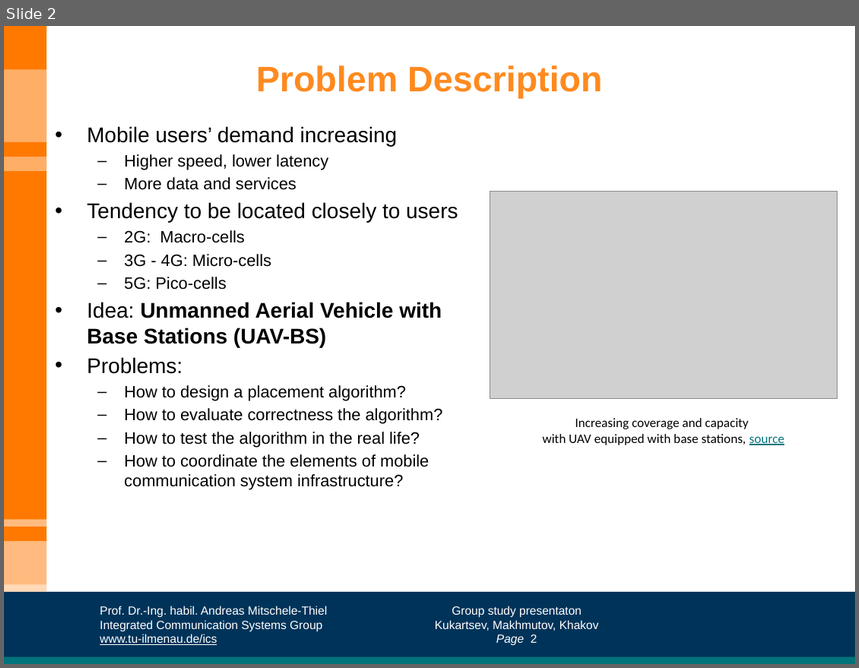
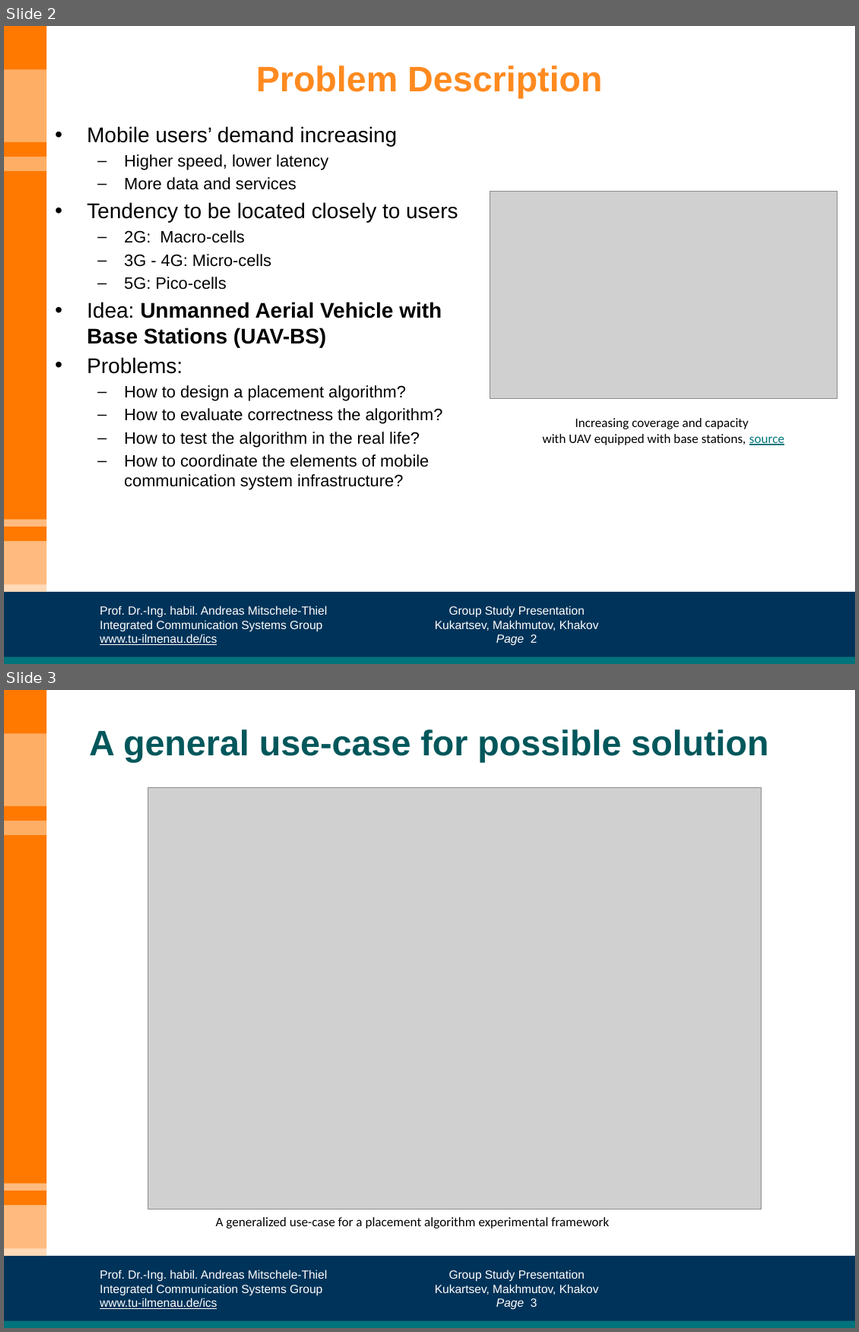
Before and after one commit to Kirkirillka/GPS_Tracker, a slide deck: docs/presentation/GroupStudy-presentation.pptx. Shown one above the other, each under a label of ours: slide 2 before the commit, slides 2 and 3 after it. The pictures are 859x668 and 859x1332 pixels, drawn with LibreOffice and Linux fonts; fonts in the diff are those of the drawing; grey boxes stand for pictures; background and template pictures are left out. Boxes give left, top, right and bottom in pixels: in the first picture for what was removed or moved away, otherwise in the second. Text is boxed around its words. In the diff, an @@ line names an element or a change of style, - is before the commit and + after.

Commit message:
feature/#issue62. Added "Possible Solution" section, updated "Problem description", updated use-case diagram

```diff
--- a/docs/presentation/GroupStudy-presentation.pptx
+++ b/docs/presentation/GroupStudy-presentation.pptx
@@ slide 3 added at <box>4,690,855,1328</box>, background #FFFFFF; not listed: 13 template elements that a slide beside it also shows @@
@@ title added at <box>89,730,769,762</box>, 30 pt, text #00575C, bold @@
+A general use-case for possible solution
@@ picture added at <box>148,788,761,1210</box> @@
@@ text added at <box>216,1217,609,1229</box>, 11 pt, text #000000 @@
+A generalized use-case for a placement algorithm experimental framework
@@ slide 2 changed as well @@
@@ text at <box>449,606,585,617</box>: text changed @@
-Group study presentaton
+Group Study Presentation
```
Also in this commit, not shown: 2 other slides changed, 4 other files.
